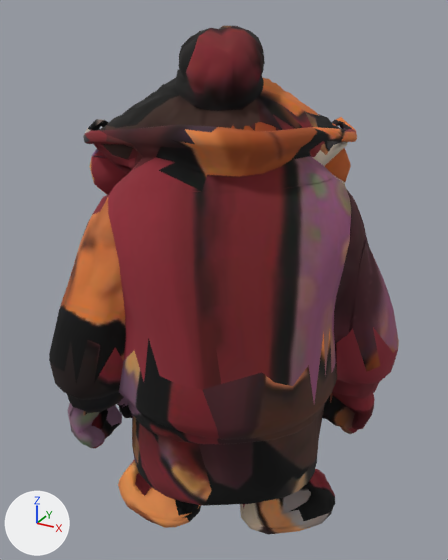
Renders of the glTF model modelos/personajes/abuelita.glb from each side of a commit.
One viewpoint serves both versions: a 50 mm lens placed at (0.619, -1.156, 1.188), pointed at (-0.019, 0.005, 0.608). Lighting does not change. The marker at lower left points along +X, +Y and +Z. The picture after the commit comes second. Where no turn or scale is listed for an object, it has been applied to the vertices. Vertices at exactly the same position are counted once.

Names of what the first picture shows: 'BrazoDerecho', 'Cabeza', 'PiernaDerecha', 'PiernaIzquierda', 'Torso' and 1 more.
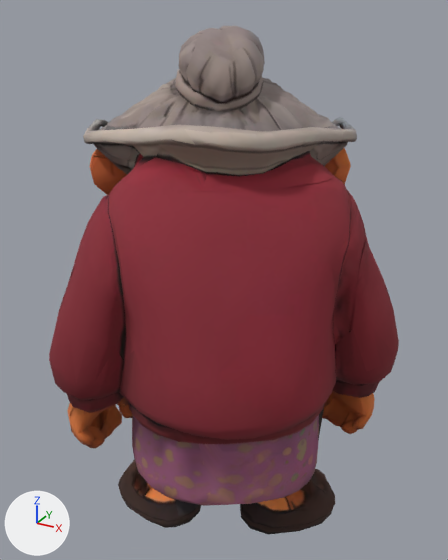
What the commit changed:
me_brazoderecho2 has 214 vertices, 424 faces and spans x -0.049..0.14, y -0.037..0.153, z -0.464..0.048.
me_brazoderecho2 is used by ob_brazoderecho; location (0.242, 0.0, 0.704).
me_brazoderecho2 part 1: 424 kept faces spanning x -0.049..0.14, y -0.037..0.153, z -0.464..0.048 get new texture (UV) coordinates.
me_cabeza2 has 1016 vertices, 2062 faces and spans x -0.381..0.228, y -0.239..0.36, z -0.023..0.392.
me_cabeza2 is used by ob_cabeza; location (0.0, 0.0, 0.762).
me_cabeza2 part 2: 2056 kept faces spanning x -0.381..0.228, y -0.239..0.36, z -0.023..0.392 get new texture (UV) coordinates.
me_piernaderecha2 has 154 vertices, 304 faces and spans x -0.039..0.168, y -0.128..0.131, z -0.163..0.044.
me_piernaderecha2 is used by ob_piernaderecha; location (0.111, 0.0, 0.162).
me_piernaderecha2 part 3: 304 kept faces spanning x -0.039..0.168, y -0.128..0.131, z -0.163..0.044 get new texture (UV) coordinates.
me_piernaizquierda2 has 144 vertices, 284 faces and spans x -0.147..0.105, y -0.221..-0.029, z -0.161..0.039.
me_piernaizquierda2 is used by ob_piernaizquierda; location (-0.111, 0.0, 0.162).
me_piernaizquierda2 part 4: 284 kept faces spanning x -0.147..0.105, y -0.221..-0.029, z -0.161..0.039 get new texture (UV) coordinates.
me_torso2 has 1386 vertices, 2776 faces and spans x -0.382..0.304, y -0.361..0.36, z -0.025..0.722.
me_torso2 is used by ob_torso; location (0.0, 0.0, 0.162).
Part 5, on me_torso2:
Vertex 1380 of me_torso2 moves from (-0.075, -0.154, -0.003) to (-0.368, 0.137, 0.718).
Vertex 1382 of me_torso2 moves from (0.236, 0.072, 0.305) to (0.138, -0.057, 0.029).
Vertex 1385 of me_torso2 moves from (0.138, -0.057, 0.029) to (-0.071, 0.092, 0.682).
Part 6, on me_torso2:
Vertex 1381 of me_torso2 moves from (-0.368, 0.137, 0.718) to (-0.227, -0.23, 0.306).
Vertex 1384 of me_torso2 moves from (-0.071, 0.092, 0.682) to (0.236, 0.072, 0.305).
Part 7, on me_torso2:
Vertex 1383 of me_torso2 moves from (-0.227, -0.23, 0.306) to (-0.075, -0.154, -0.003).
me_torso2 part 8: 2517 kept faces spanning x -0.382..0.304, y -0.361..0.36, z -0.025..0.722 get new texture (UV) coordinates.

Where the change shows, as pixel boxes (x1, y1, x2, y2) in the pictures (448 x 560 px; the box of a moved part takes in the faces that stretch with it):
part 1 of me_brazoderecho2, surface changed: (322, 237, 399, 434) in both
part 2 of me_cabeza2, surface changed (lighter): (85, 26, 357, 191) in both
part 3 of me_piernaderecha2, surface changed: (240, 469, 335, 534) in both
part 4 of me_piernaizquierda2, surface changed (orange to brown): (118, 459, 201, 528) in both
part 5 of me_torso2, moved or reshaped (mostly hidden): before (318, 233, 366, 440); after (92, 156, 333, 192)
part 6 of me_torso2, moved or reshaped (mostly hidden): before (92, 156, 333, 192); after (91, 233, 366, 440)
part 7 of me_torso2, moved or reshaped (not visible afterwards): before (91, 409, 108, 430)
part 8 of me_torso2, surface changed: (49, 157, 366, 506) in both
